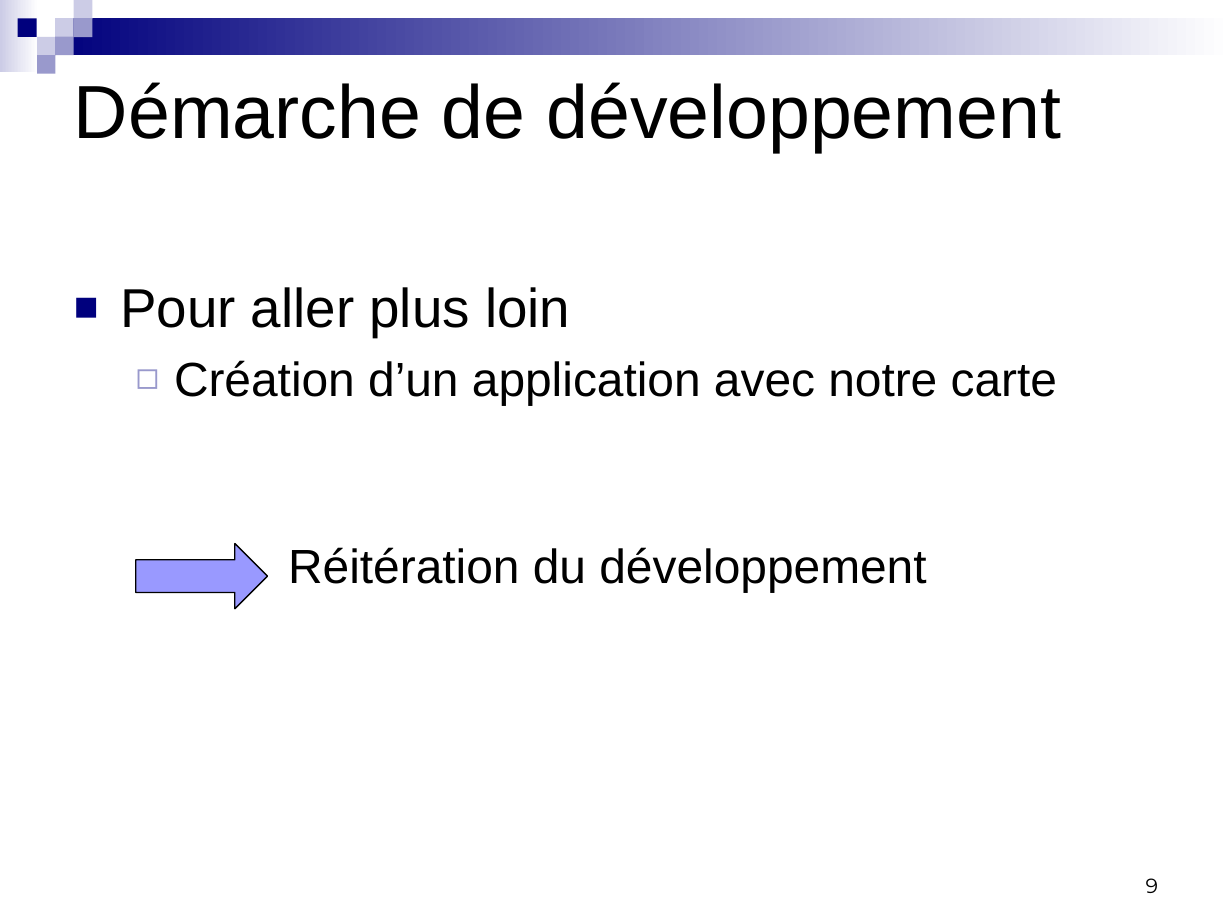
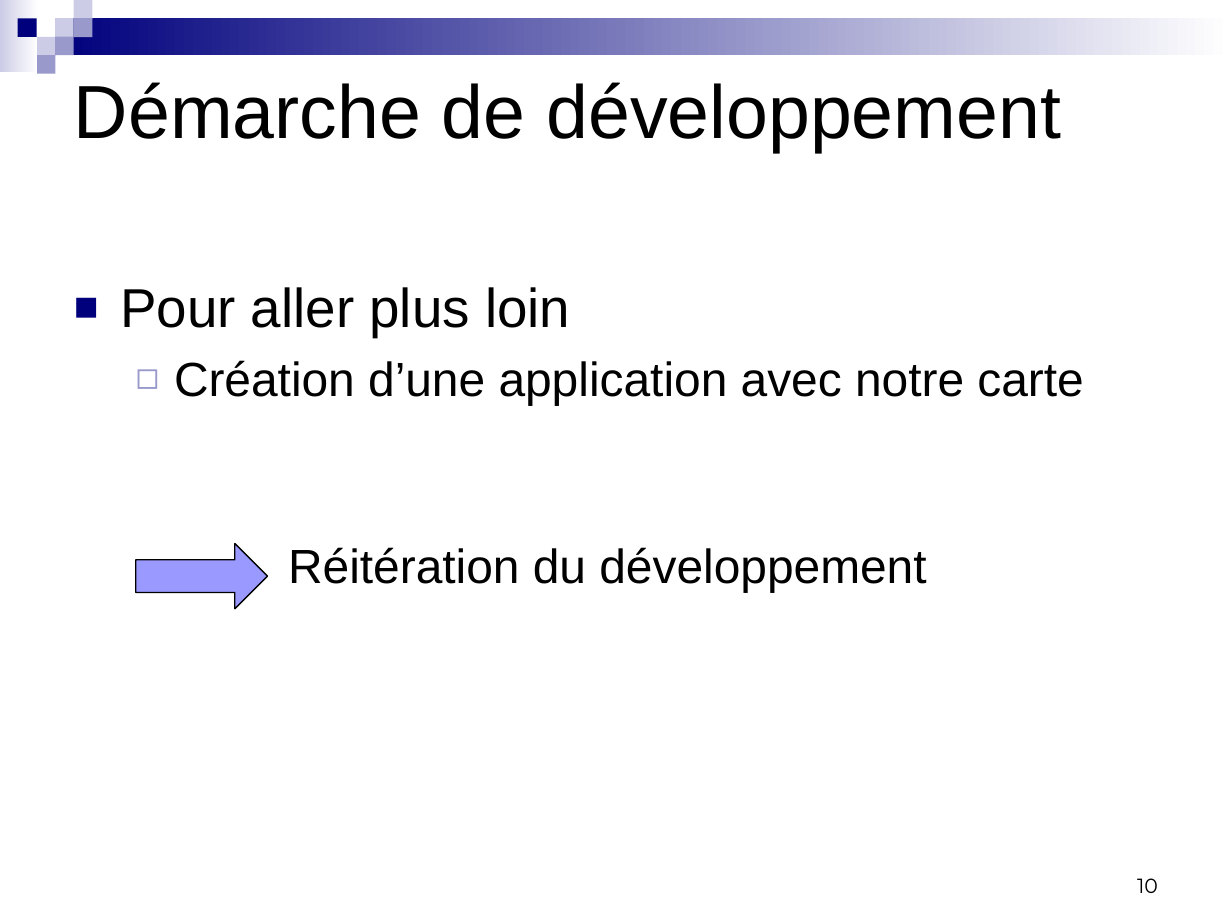
Before and after one commit to badrbouslikhin/Beluga, a slide deck: slide 10 of Rendu/PresentationFinale/Binome13PresentationFinalePRT.pptx (slide 9 before the commit). Drawn at 1232x924 pixels with LibreOffice and Linux fonts; fonts in the diff are those of the drawing. Boxes give left, top, right and bottom in pixels: in the first picture for what was removed or moved away, otherwise in the second. Text is boxed around its words. In the diff, an @@ line names an element or a change of style, - is before the commit and + after.

```diff
--- a/Rendu/PresentationFinale/Binome13PresentationFinalePRT.pptx
+++ b/Rendu/PresentationFinale/Binome13PresentationFinalePRT.pptx
@@ text at bbox=[174, 360, 1083, 405]: text changed @@
-  ◻ Création d’un application avec notre carte
+  ◻ Création d’une application avec notre carte
@@ page number at bbox=[1137, 878, 1158, 893]: text changed @@
-9
+10
```
Also in this commit, not shown: 8 other slides changed, 1 slide added.
